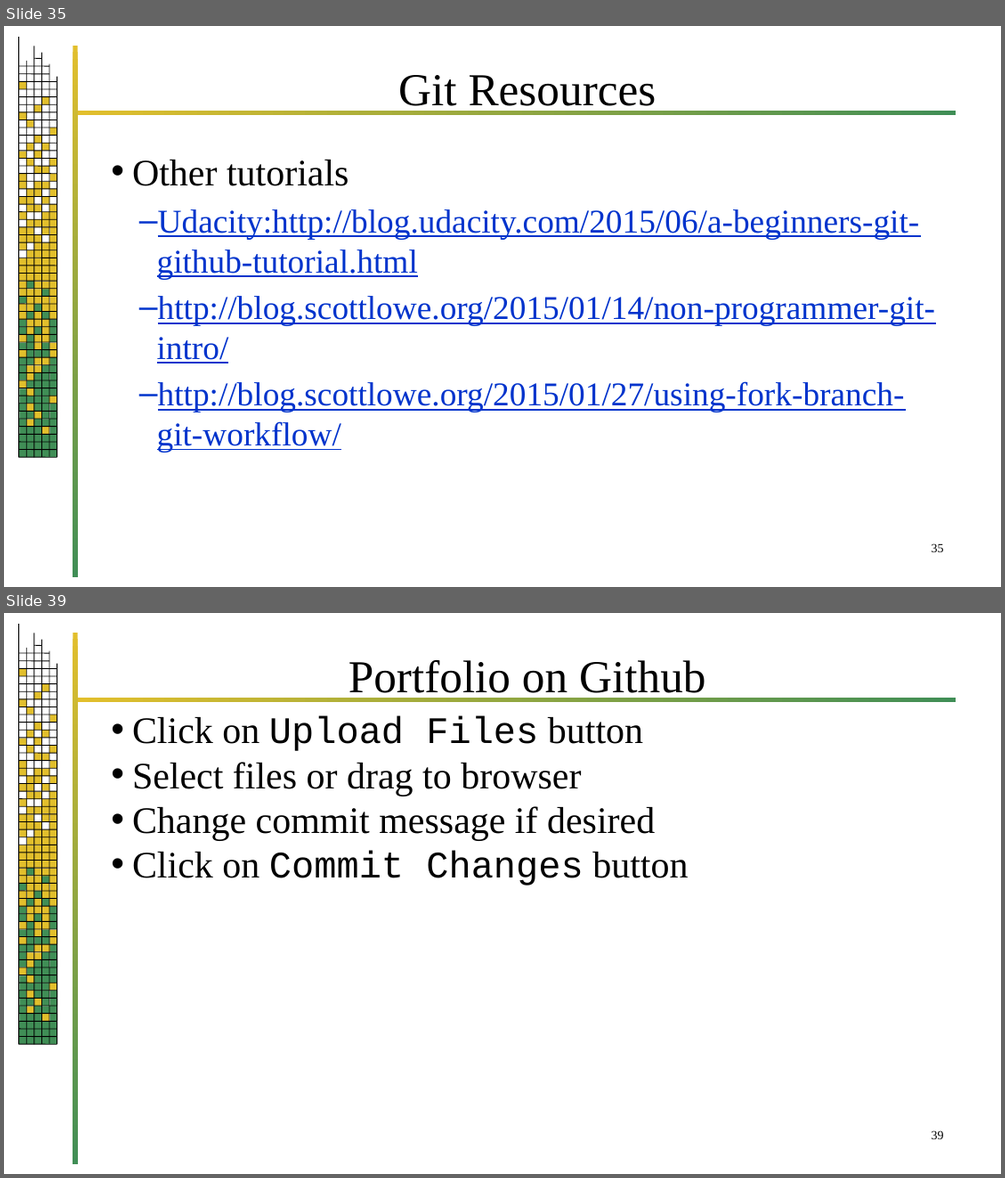
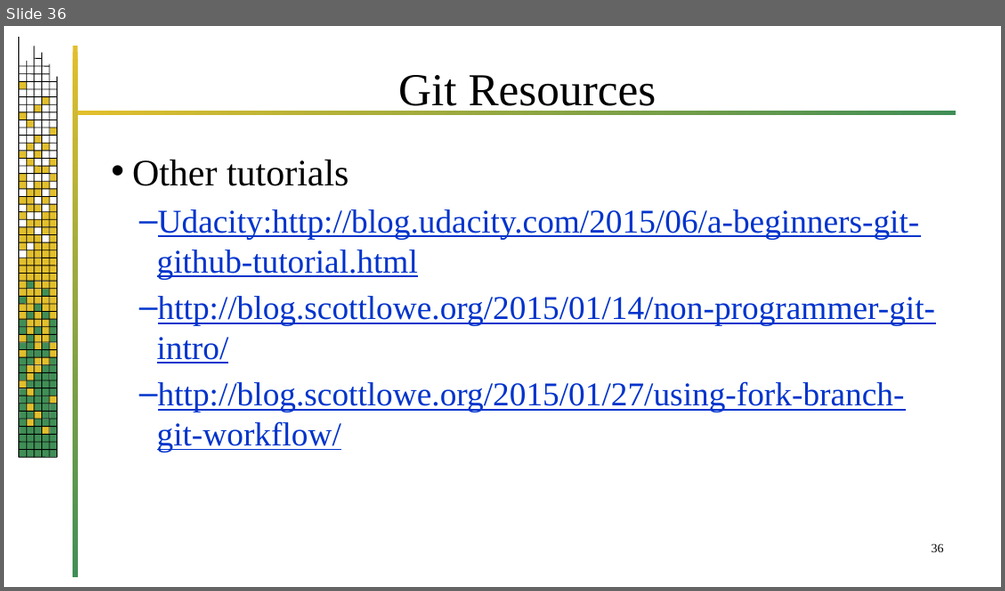
Before and after one commit to jrb28/git, a slide deck: 26bGit.pptx. Shown one above the other, each under a label of ours: slides 35 and 39 before the commit, slide 36 after it; the slides between them are not shown. The pictures are 1005x1178 and 1005x591 pixels, drawn with LibreOffice and Linux fonts; fonts in the diff are those of the drawing; background and template pictures are left out. Boxes give left, top, right and bottom in pixels: in the first picture for what was removed or moved away, otherwise in the second. Text is boxed around its words. In the diff, an @@ line names an element or a change of style, - is before the commit and + after.

```diff
--- a/26bGit.pptx
+++ b/26bGit.pptx
@@ slide 39 removed at [4,613,1001,1174], background #FFFFFF; not listed: 220 template elements that a slide beside it also shows @@
@@ title removed at [348,660,705,701] @@
-Portfolio on Github
@@ text removed at [132,716,688,885] @@
-• Click on Upload Files button
-• Select files or drag to browser
-• Change commit message if desired
-• Click on Commit Changes button
@@ page number removed at [931,1130,944,1139] @@
-39
@@ what was slide 35 is now slide 36 @@
@@ page number at [931,543,944,552]: text changed @@
-35
+36
```
Also in this commit, not shown: 9 slides added, 4 other slides removed.
